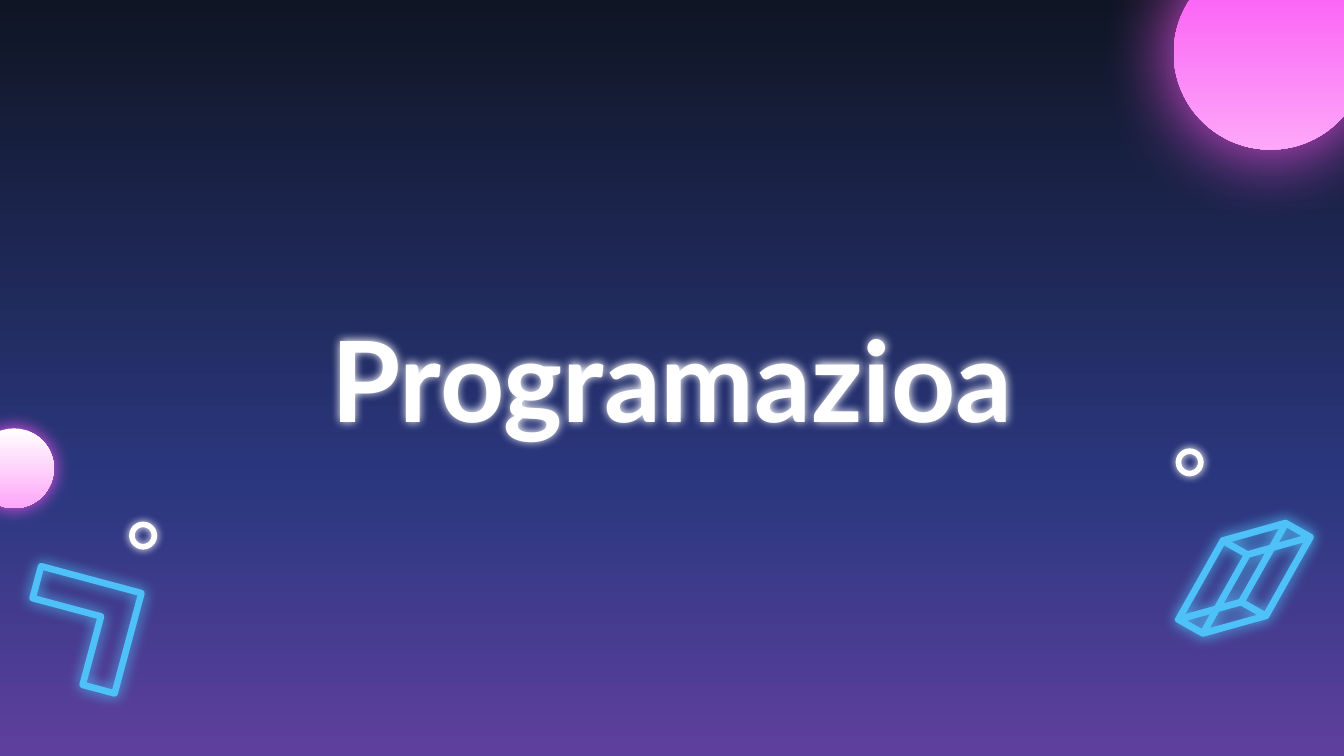
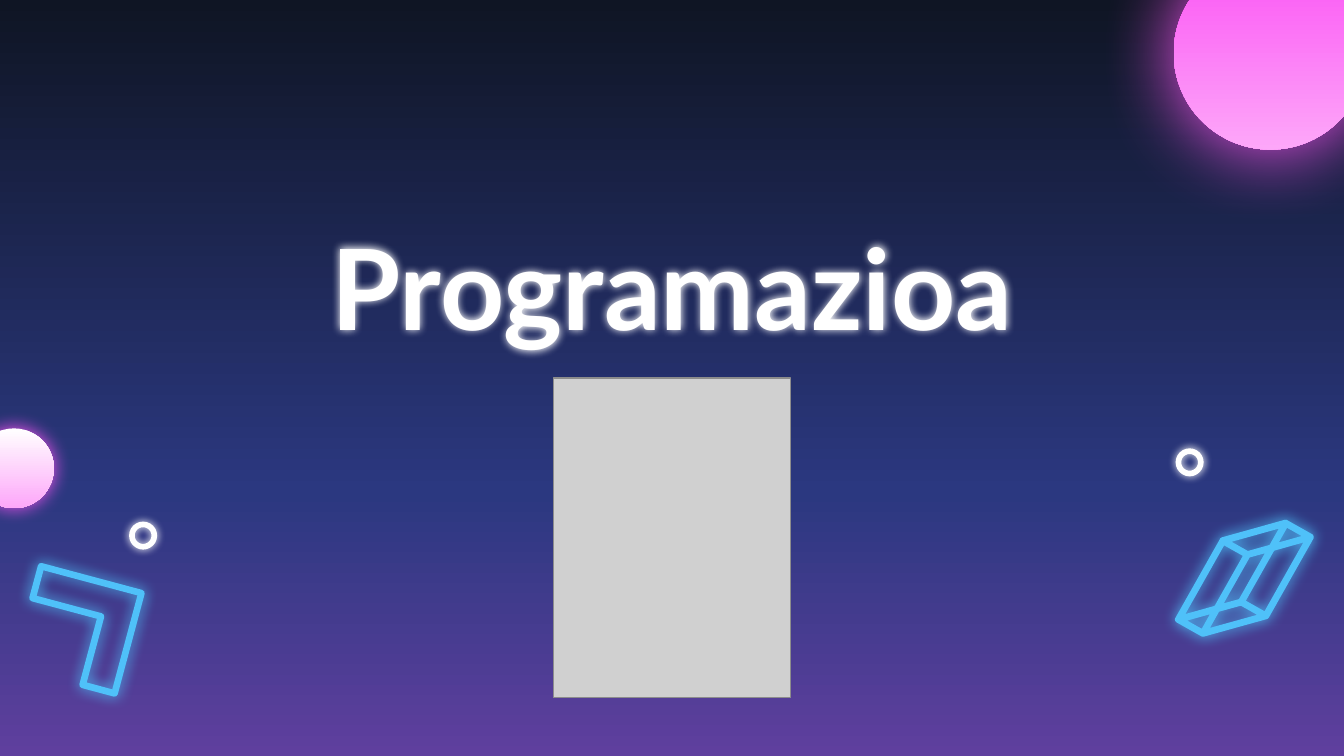
Before and after one commit to PetaldoiPorramador/ErronkaBus, a slide deck: slide 15 of Documentacion/ErronkaBus.pptx. Drawn at 1344x756 pixels with LibreOffice and Linux fonts; fonts in the diff are those of the drawing; grey boxes stand for pictures. Boxes give left, top, right and bottom in pixels: in the first picture for what was removed or moved away, otherwise in the second. Text is boxed around its words. In the diff, an @@ line names an element or a change of style, - is before the commit and + after.

```diff
--- a/Documentacion/ErronkaBus.pptx
+++ b/Documentacion/ErronkaBus.pptx
@@ title "Programazioa": place and size @@
-title "Programazioa" at (331,337,1012,442)
+title "Programazioa" at (331,244,1012,350)
@@ picture added at (554,378,790,698) @@
```
Also in this commit, not shown: 1 other slide changed, 1 other file.
